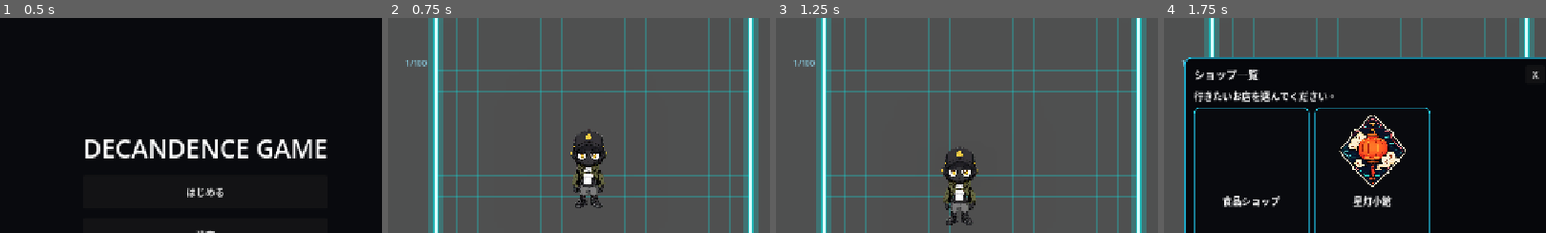
Above: before the commit, frames 1-4 (left to right).
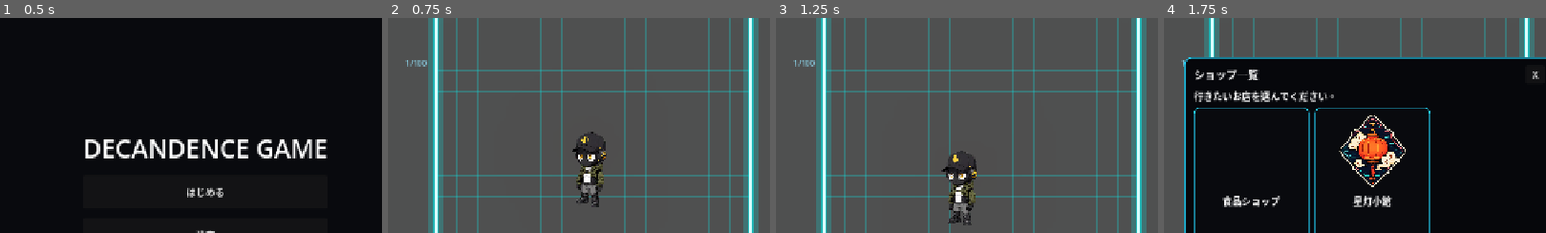
Above: after the commit, the same moments.

Repository: grimoire1089-coder/optimistic
Game: Godot game, scene res://Scenes/Boot/TitleScene.tscn
The game is run twice, just before and just after one commit, with the same random seed, the same clock (stepped at 60 frames per second) and the same inputs. Sound files missing from this copy of the repository are replaced by a short silence.
Inputs:
- Up to frame 1 (0.5 s): no input
- Up to frame 2 (0.75 s): click "はじめる" at 0.5 s
- Up to frame 3 (1.25 s): no input
- Up to frame 4 (1.75 s): click "ショップ" at 1.25 s
The pictures show only the part of the screen within x 23-73%, y 5-55%; the shares and areas given below are measured in that part.

Frame 1 is identical in both runs. In frame 2, 1.4% of the frame differs, in the area x 47-58%, y 51-89%; in frame 3, 1.5%, in the area x 43-53%, y 60-97%; in frame 4, nothing differs.
Error before the commit: Attempt to call function 'setup' in base 'null instance' on a null instance. (res://Scripts/Characters/Robin/RobinWanderActor.gd:43)

Commit message:
Attach action item display to Robin scene

Diff:
--- a/Scenes/Characters/Robin/RobinWanderActor.tscn
+++ b/Scenes/Characters/Robin/RobinWanderActor.tscn
@@ -10,6 +10,7 @@
 [ext_resource type="Script" path="res://Scripts/Characters/Modules/AICharacterSleepBehaviorModule.gd" id="8_sleep_behavior"]
 [ext_resource type="Script" path="res://Scripts/Characters/Modules/AICharacterHydrateBehaviorModule.gd" id="9_hydrate_behavior"]
 [ext_resource type="Script" path="res://Scripts/Characters/Modules/AICharacterActionProgressBarModule.gd" id="10_action_progress_bar"]
+[ext_resource type="Script" path="res://Scripts/Characters/Modules/AICharacterActionItemDisplayModule.gd" id="11_action_item_display"]
 
 [sub_resource type="CircleShape2D" id="CircleShape2D_robin"]
 radius = 8.0
@@ -85,6 +86,12 @@
 bar_offset = Vector2(-42, -88)
 bar_size = Vector2(84, 10)
 
+[node name="AICharacterActionItemDisplayModule" type="Node" parent="."]
+script = ExtResource("11_action_item_display")
+hydrate_behavior_path = NodePath("../AICharacterHydrateBehaviorModule")
+item_center_offset = Vector2(0, -18)
+item_display_size = Vector2(70, 70)
+
 [node name="RobinWalkSpriteAnimator" type="Node" parent="."]
 script = ExtResource("4_animator")
 sprite_path = NodePath("../Sprite2D")
Not shown: 1 places in Scenes/Characters/Robin/RobinWanderActor.tscn that only renumber resources
